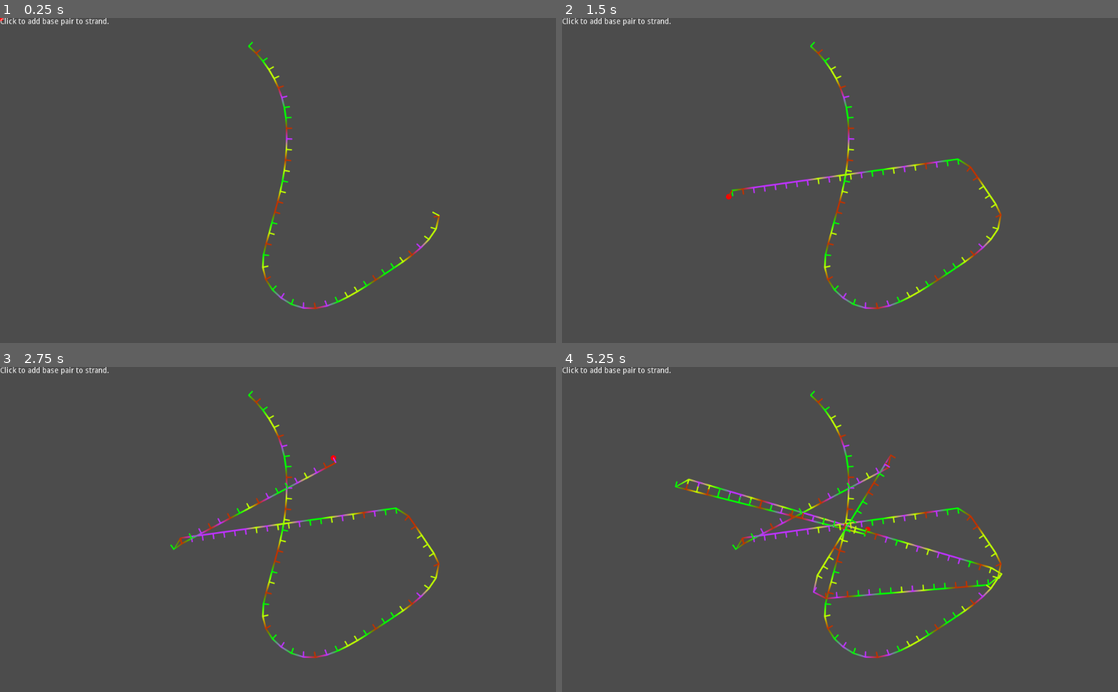
Above: before the commit, frames 1-4 (two rows, left to right).
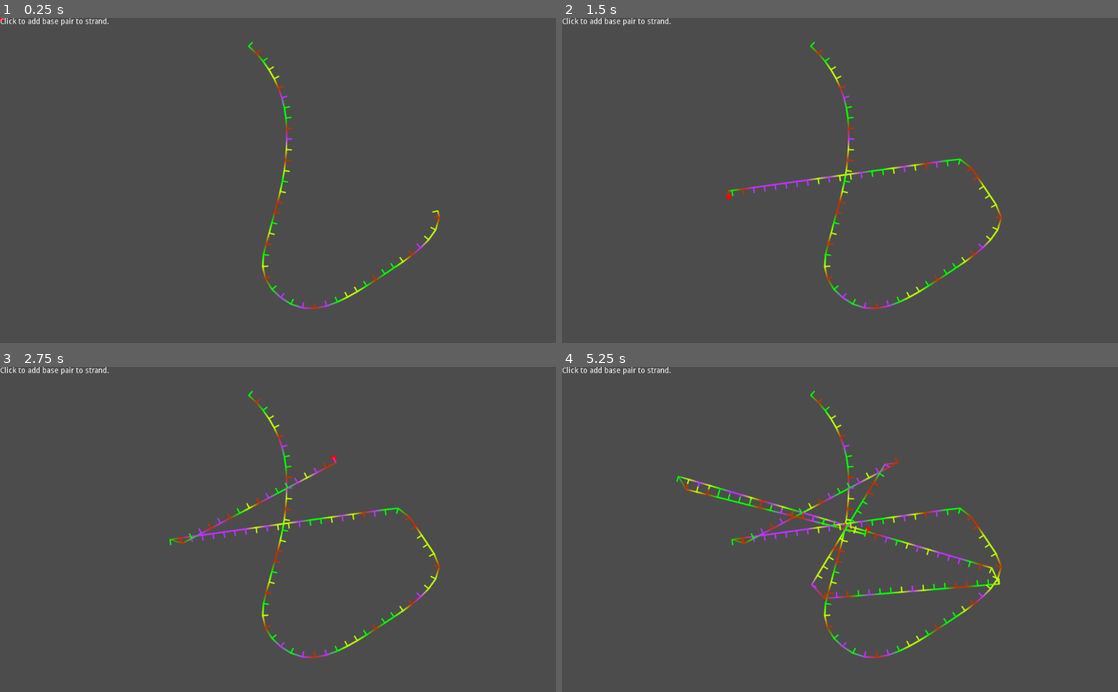
Above: after the commit, the same moments.

Repository: wormyrocks/DNAModeling
Game: Godot game, scene res://MainScene.tscn
The game is run twice, just before and just after one commit, with the same random seed, the same clock (stepped at 60 frames per second) and the same inputs.
Inputs (mouse positions are in pixels of both pictures, inside the frame that each line leads up to):
- Up to frame 1 (0.25 s): no input
- Up to frame 2 (1.5 s): tap Enter at 0.5, 1.25 s; move the mouse to (962, 164) at 0.52 s; click (962, 164) at 0.67 s; move the mouse to (728, 196) at 1.27 s; click (728, 196) at 1.42 s
- Up to frame 3 (2.75 s): tap Enter at 2 s; move the mouse to (333, 458) at 2.02 s; click (333, 458) at 2.17 s
- Up to frame 4 (5.25 s): tap Enter at 2.75, 3.5, 4.25 s; move the mouse to (812, 594) at 2.77 s; click (812, 594) at 2.92 s; move the mouse to (1006, 578) at 3.52 s; click (1006, 578) at 3.67 s; move the mouse to (673, 480) at 4.27 s; click (673, 480) at 4.42 s; move the mouse to (867, 529) at 5.02 s; click (867, 529) at 5.17 s

The runs differ from the first frame. In frame 1, less than 0.1% of the frame differs, in the area x 46-80%, y 10-90%; in frame 2, 0.1%; in frame 3, 0.2%; in frame 4, 0.4%, in the area x 20-80%, y 10-90%.

Commit message:
Calculate normals more efficiently/accurately

Diff:
--- a/StrandPath.gd
+++ b/StrandPath.gd
@@ -21,24 +21,36 @@
 # Array of colors (needs to be updated to match array of points)
 var color_array = PoolColorArray()
 
+func calc_normal(point_index):
+	var pt0
+	var pt1
+	if (point_index == 0):
+		pt0 = point_array[point_index]
+		pt1 = point_array[point_index+1]
+	elif (point_index == point_array.size()-1):
+		pt0 = point_array[point_index-1]
+		pt1 = point_array[point_index]
+	else:
+		pt0 = point_array[point_index-1]
+		pt1 = point_array[point_index+1]
+	return ((pt1-pt0).tangent().normalized())*base_length
+
 # Recalculate normal vectors to each point in the strand; probably should be called every time the curve is edited
-func calc_normals():
+func update_normals():
+	point_array = curve.get_baked_points()
 	var target_size = point_array.size()
+	var init_size = normal_array.size() - 1
 	normal_array.resize(target_size)
-	var tan_vec
-	for i in range (0, target_size):
-		# Populate array of points tangent to strand
-		if (i != target_size-1): tan_vec = point_array[i] - (point_array[i+1]-point_array[i]).tangent().normalized()*base_length * ( -1 if which_side else 1)
+	for i in range (init_size, target_size):
+		var tan_vec = point_array[i] - calc_normal(i) * ( -1 if which_side else 1)
 		normal_array.set(i, tan_vec)
 
 func add_point(world_position):
-	curve.add_point(world_position - get_transform().get_origin())
-	point_array = curve.get_baked_points()
+	curve.add_point(world_position - self.position)
 
 	print("Adding base pair at position %d,%d. Curve now contains %d points." % [position.x, position.y, point_array.size()])
 
-	# Recalculate normals (inefficient; really only necessary for newly added points)
-	calc_normals()
+	update_normals()
 
 	# Update color array
 	while (color_array.size() < point_array.size()):
@@ -50,20 +62,14 @@
 # Called when the node enters the scene tree for the first time.
 func _ready():
 	curve.set_bake_interval(bake_interval)
-	point_array = curve.get_baked_points()
+	update_normals()
 	print ("Strand created with %d baked points." % point_array.size())
 	color_array.resize(point_array.size())
 	for i in range (0, point_array.size()):
 		color_array.set(i, color_choices[randi() % 4])
-	calc_normals()
-
 
 func _draw():
 	draw_polyline_colors(normal_array, color_array, 2.0, true)
 	for i in range (0, point_array.size()):
 		# Draw tangent lines (between point_array and normal_array)
 		draw_line(normal_array[i], point_array[i], color_array[i], 1.5, true)
-
-# Called every frame. 'delta' is the elapsed time since the previous frame.
-#func _process(delta):
-#	pass
